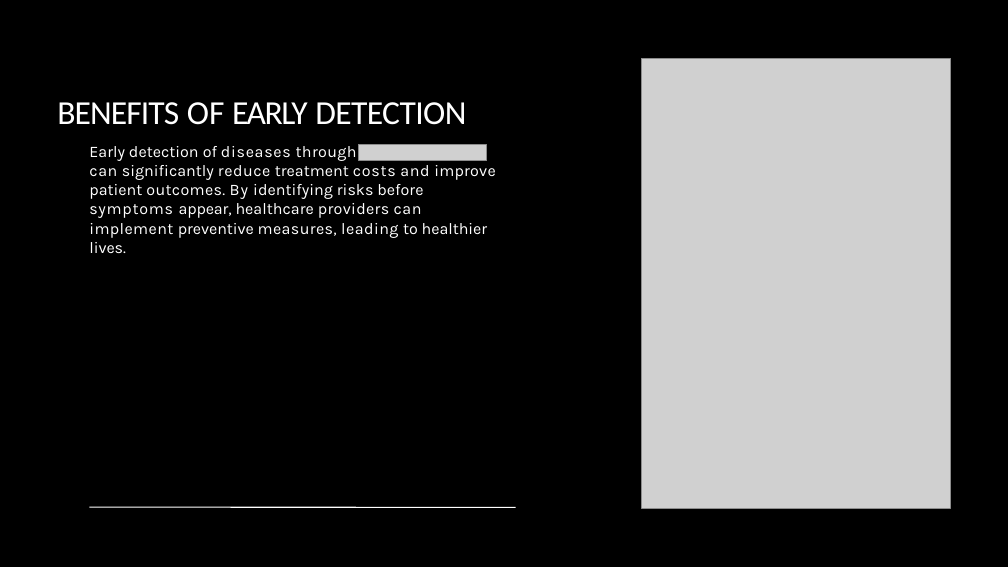
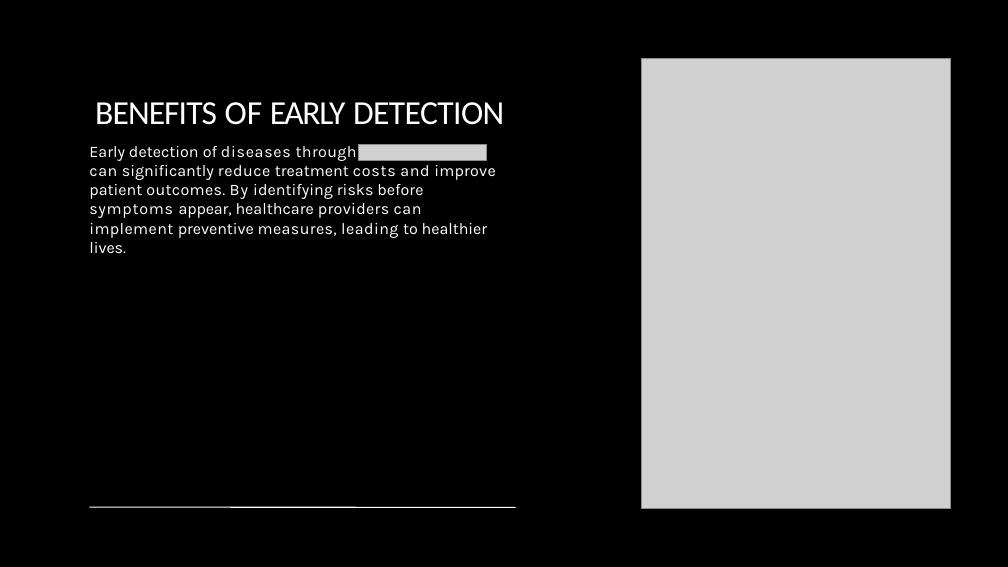
Before and after one commit to SaharshBhatnagar/Disease-Recognition, a slide deck: slide 6 of PPT/Disease Recognition Heart, Parkinson & Diabetes.pptx. Drawn at 1008x567 pixels with LibreOffice and Linux fonts; fonts in the diff are those of the drawing; grey boxes stand for pictures; background and template pictures are left out. Boxes give left, top, right and bottom in pixels: in the first picture for what was removed or moved away, otherwise in the second. Text is boxed around its words. In the diff, an @@ line names an element or a change of style, - is before the commit and + after.

```diff
--- a/PPT/Disease Recognition Heart, Parkinson & Diabetes.pptx
+++ b/PPT/Disease Recognition Heart, Parkinson & Diabetes.pptx
@@ title "BENEFITS OF EARLY DETECTION" moved from (x1=57, y1=102, x2=466, y2=125) to (x1=95, y1=102, x2=504, y2=125) @@
```
Also in this commit, not shown: 4 other slides changed.
